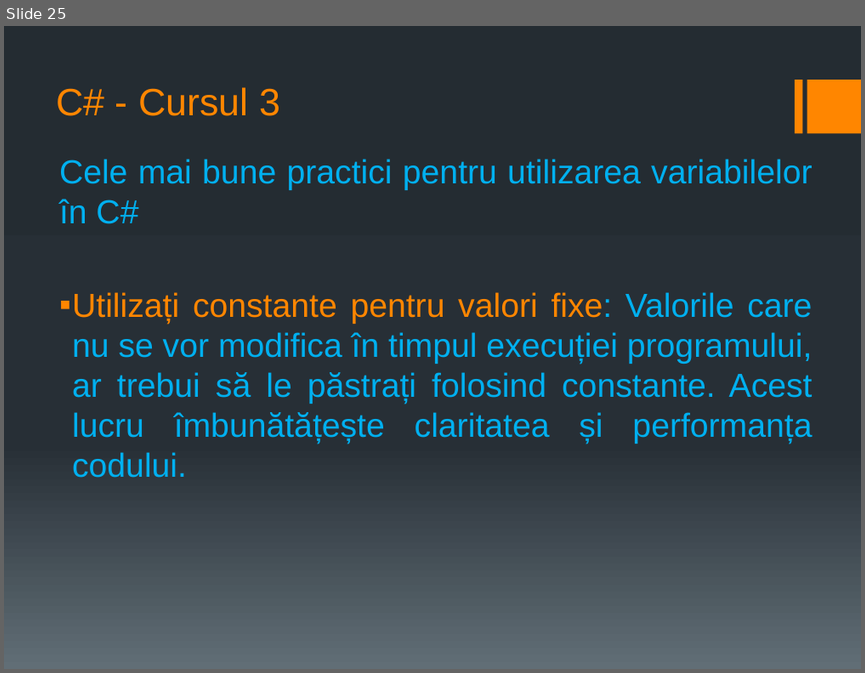
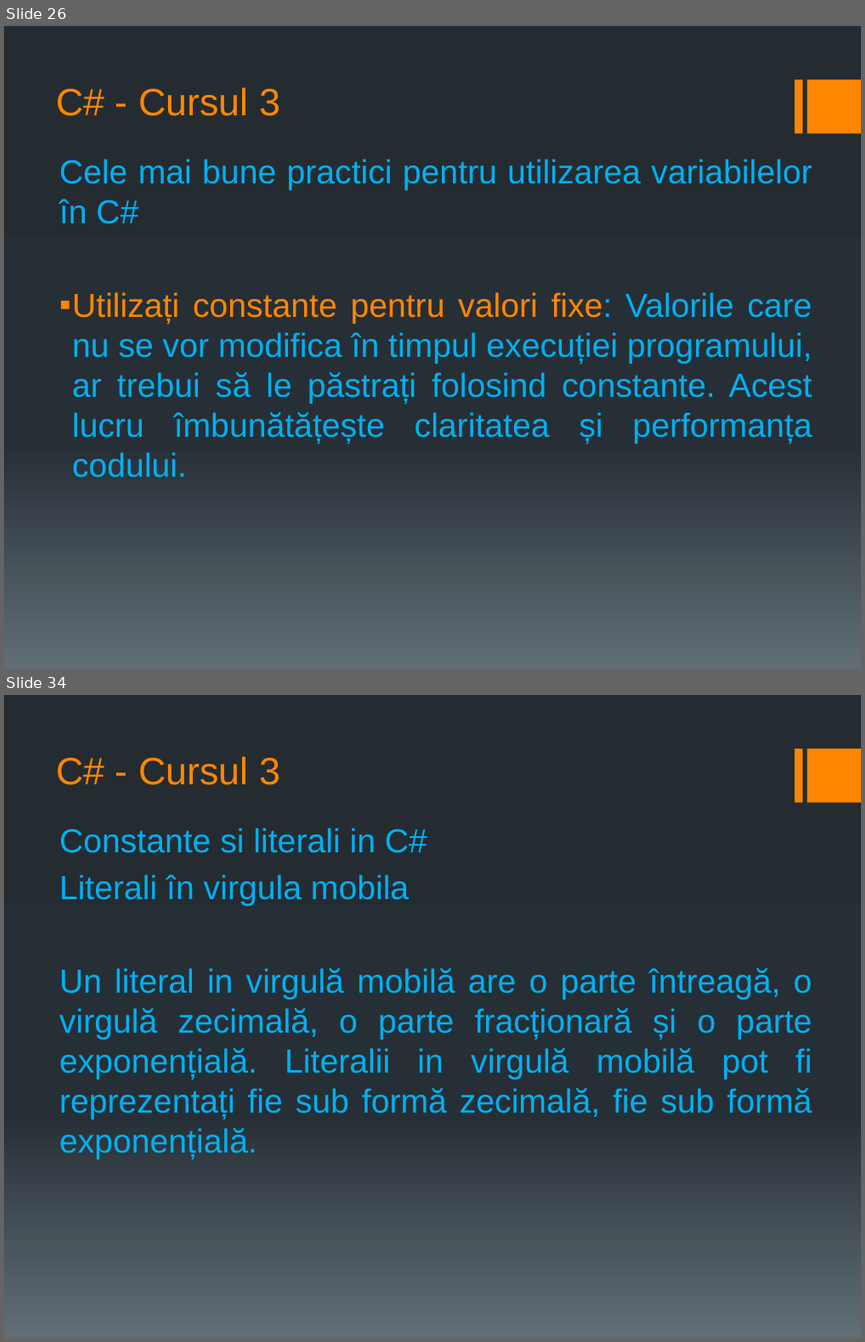
Before and after one commit to PelleRemus/Geoinformatica_Promotia_2025_2028, a slide deck: AlgoritmiSiStructuriDeDate1/Cursuri/cursul 3.pptx. Shown one above the other, each under a label of ours: slide 25 before the commit, slides 26 and 34 after it; the slides between them are not shown. The pictures are 865x673 and 865x1342 pixels, drawn with LibreOffice and Linux fonts; fonts in the diff are those of the drawing. Boxes give left, top, right and bottom in pixels: in the first picture for what was removed or moved away, otherwise in the second. Text is boxed around its words. In the diff, an @@ line names an element or a change of style, - is before the commit and + after.

Commit message:
structuri, enumeratii, constante; algoritmul pentru verificarea daca un numar este prim

```diff
--- a/AlgoritmiSiStructuriDeDate1/Cursuri/cursul 3.pptx
+++ b/AlgoritmiSiStructuriDeDate1/Cursuri/cursul 3.pptx
@@ slide 34 added at (x1=4, y1=695, x2=861, y2=1338), background gradient #242C33 to #273037 to #636D76; not listed: 2 template elements that a slide beside it also shows @@
@@ title added at (x1=56, y1=756, x2=280, y2=785), 32 pt, text #FF8600 @@
+C# - Cursul 3
@@ text added at (x1=59, y1=828, x2=812, y2=1159), 28 pt, text #00B0F0 @@
+Constante si literali in C#
+Literali în virgula mobila
+Un literal in virgulă mobilă are o parte întreagă, o virgulă zecimală, o parte fracționară și o parte exponențială. Literalii in virgulă mobilă pot fi reprezentați fie sub formă zecimală, fie sub formă exponențială.
@@ what was slide 25 is now slide 26 @@
```
Also in this commit, not shown: 2 slides changed, 22 other slides added, 5 other files.
